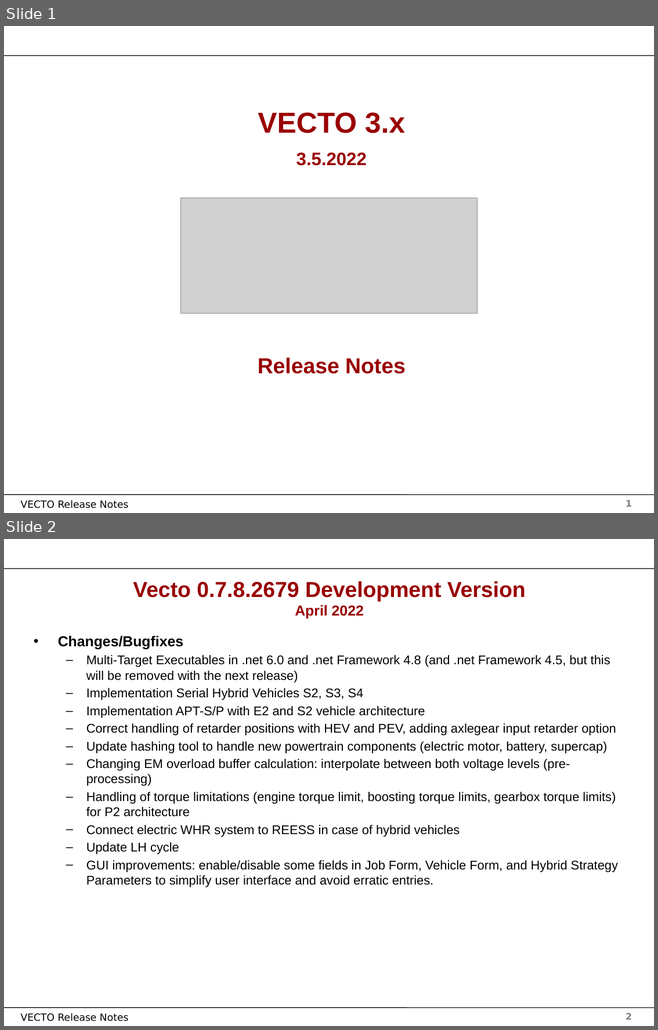
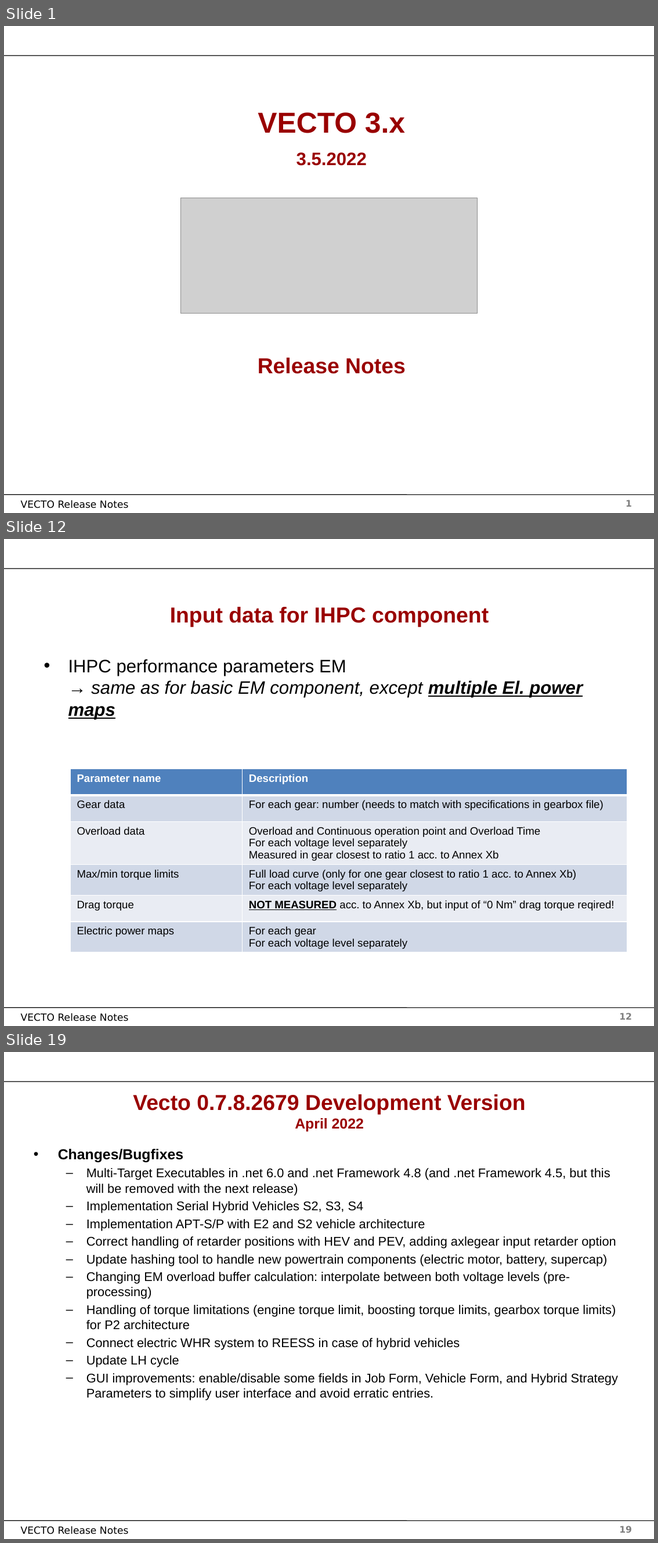
Before and after one commit to tanawadeatharva/BharatVECTO, a slide deck: Documentation/User Manual Source/Release Notes Vecto3.x.pptx. Shown one above the other, each under a label of ours: slides 1 and 2 before the commit, slides 1, 12 and 19 after it; the slides between them are not shown. The pictures are 658x1030 and 658x1543 pixels, drawn with LibreOffice and Linux fonts; fonts in the diff are those of the drawing; grey boxes stand for pictures; background and template pictures are left out. Boxes give left, top, right and bottom in pixels: in the first picture for what was removed or moved away, otherwise in the second. Text is boxed around its words. In the diff, an @@ line names an element or a change of style, - is before the commit and + after.

```diff
--- a/Documentation/User Manual Source/Release Notes Vecto3.x.pptx
+++ b/Documentation/User Manual Source/Release Notes Vecto3.x.pptx
@@ slide 12 added at (x1=4, y1=539, x2=654, y2=1026), background #FFFFFF; not listed: 4 template elements that a slide beside it also shows @@
@@ title added at (x1=170, y1=607, x2=488, y2=627), 24 pt, text #990000, bold @@
+Input data for IHPC component
@@ text added at (x1=68, y1=659, x2=582, y2=719), 20 pt, text #000000, italic @@
+• IHPC performance parameters EM
+  → same as for basic EM component, except multiple El. power maps
@@ table added at (x1=70, y1=769, x2=627, y2=959), 6 rows, 2 columns @@
+Parameter name | Description
+Gear data | For each gear: number (needs to match with specifications in gearbox file)
+Overload data | Overload and Continuous operation point and Overload Time / For each voltage level separately / Measured in gear closest to ratio 1 acc. to Annex Xb
+Max/min torque limits | Full load curve (only for one gear closest to ratio 1 acc. to Annex Xb) / For each voltage level separately
+Drag torque | NOT MEASURED acc. to Annex Xb, but input of “0 Nm” drag torque reqired!
+Electric power maps | For each gear / For each voltage level separately
@@ what was slide 2 is now slide 19 @@
@@ page number at (x1=619, y1=1526, x2=632, y2=1533): text changed @@
-2
+19
```
Also in this commit, not shown: 1 slide changed, 16 other slides added.
